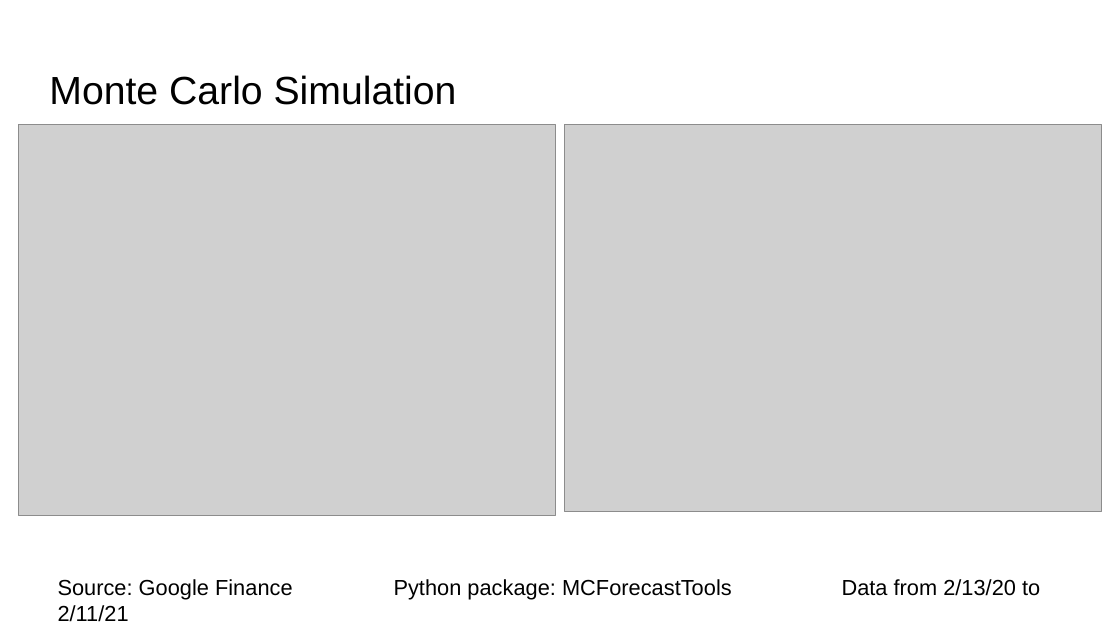
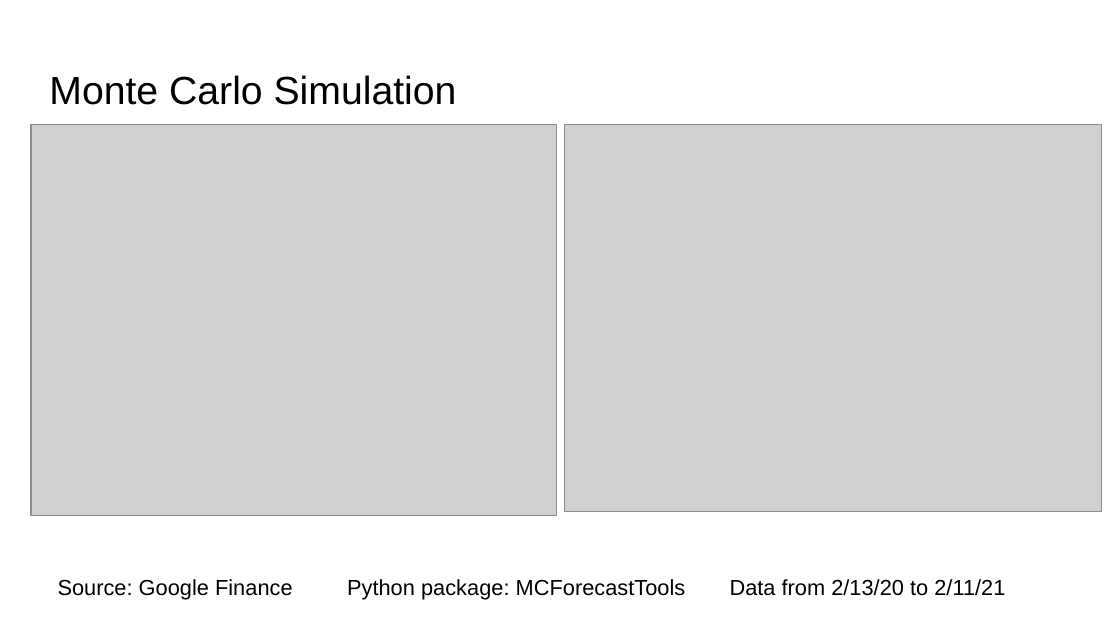
Before and after one commit to vweinblatt123/CF-Project1, a slide deck: slide 14 of CF-Project1.pptx. Drawn at 1120x630 pixels with LibreOffice and Linux fonts; fonts in the diff are those of the drawing; grey boxes stand for pictures. Boxes give left, top, right and bottom in pixels: in the first picture for what was removed or moved away, otherwise in the second. Text is boxed around its words. In the diff, an @@ line names an element or a change of style, - is before the commit and + after.

```diff
--- a/CF-Project1.pptx
+++ b/CF-Project1.pptx
@@ picture: place and size @@
-picture at bbox=[19, 124, 556, 515]
+picture at bbox=[31, 124, 557, 515]
@@ text "Source: Google Finance Python package: ..." rewrapped from bbox=[58, 579, 1040, 600] to bbox=[58, 579, 1005, 600] @@
```
Also in this commit, not shown: 3 other slides changed.
